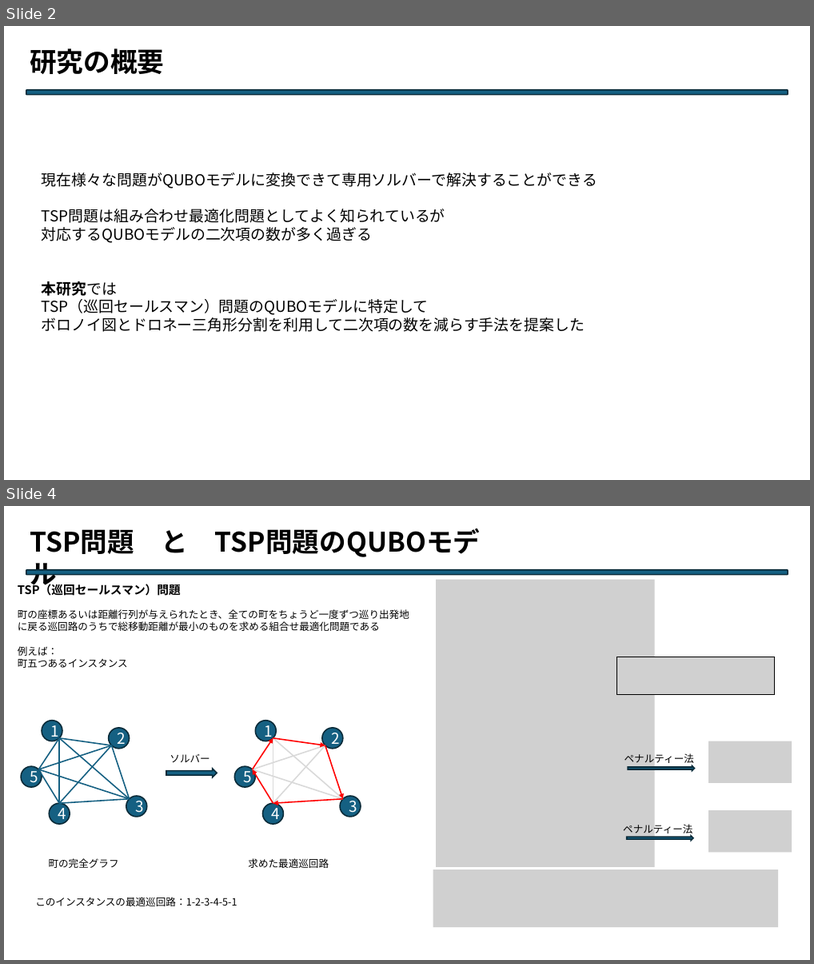
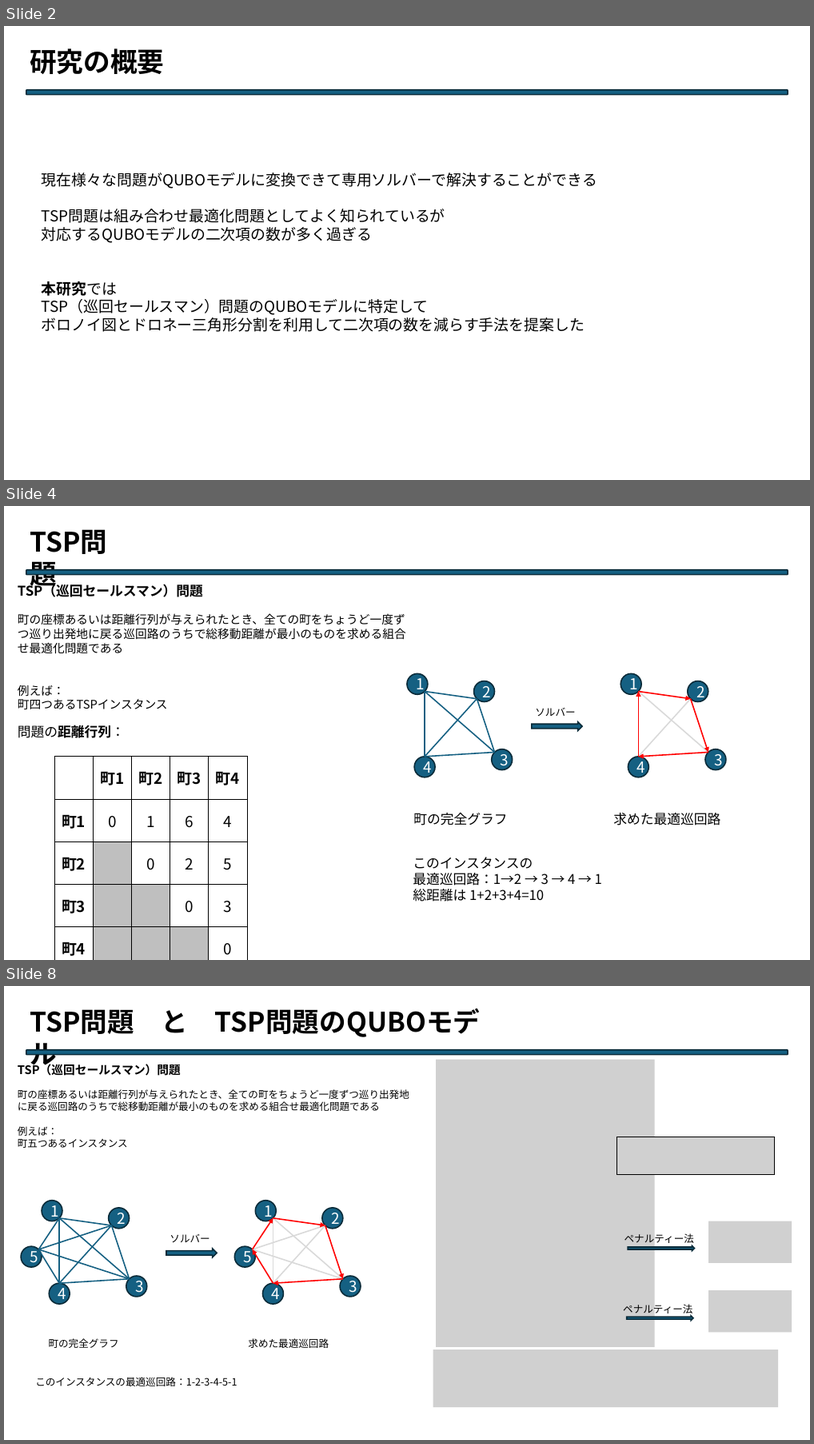
Before and after one commit to Legolas9999/chuukann, a slide deck: 中間発表改.pptx. Shown one above the other, each under a label of ours: slides 2 and 4 before the commit, slides 2, 4 and 8 after it; the slides between them are not shown. The pictures are 814x964 and 814x1444 pixels, drawn with LibreOffice and Linux fonts; fonts in the diff are those of the drawing; grey boxes stand for pictures. Boxes give left, top, right and bottom in pixels: in the first picture for what was removed or moved away, otherwise in the second. Text is boxed around its words. In the diff, an @@ line names an element or a change of style, - is before the commit and + after.

```diff
--- a/中間発表改.pptx
+++ b/中間発表改.pptx
@@ slide 4 added at <box>4,506,810,960</box>, background #FFFFFF @@
@@ text added at <box>24,522,136,560</box>, 32 pt, text #000000, bold @@
+TSP問題
@@ rounded rectangle added at <box>26,570,789,575</box>, fill #156082, outline #092A39 1.5 pt @@
@@ text added at <box>18,582,406,709</box>, 14 pt, text #000000 @@
+TSP（巡回セールスマン）問題
+町の座標あるいは距離行列が与えられたとき、全ての町をちょうど一度ずつ巡り出発地に戻る巡回路のうちで総移動距離が最小のものを求める組合せ最適化問題である
+例えば：
+町四つあるTSPインスタンス
@@ arrow added from (638, 691) to (691, 698), #FF0000 1.5 pt @@
@@ arrow added from (638, 756) to (638, 691), #FF0000 1.5 pt @@
@@ text added at <box>535,708,575,716</box>, 12 pt, text #000000 @@
+ソルバー
@@ group added at <box>621,673,726,777</box>: 4 ellipses, 2 lines @@
+1
+4
+2
+3
@@ arrow added from (691, 698) to (709, 752), #FF0000 1.5 pt @@
@@ text added at <box>18,724,125,738</box>, 16 pt, text #000000 @@
+問題の距離行列：
@@ right arrow added at <box>532,722,583,731</box>, fill #156082, outline #092A39 1.5 pt @@
@@ table added at <box>54,756,248,959</box>, 5 rows, 5 columns @@
+ | 町1 | 町2 | 町3 | 町4
+町1 | 0 | 1 | 6 | 4
+町2 |  | 0 | 2 | 5
+町3 |  |  | 0 | 3
+町4 |  |  |  | 0
@@ group added at <box>407,673,513,777</box>: 6 lines, 4 ellipses @@
+1
+4
+2
+3
@@ arrow added from (709, 752) to (638, 756), #FF0000 1.5 pt @@
@@ text added at <box>414,812,507,825</box>, 16 pt, text #000000 @@
+町の完全グラフ
@@ text added at <box>614,812,721,825</box>, 16 pt, text #000000 @@
+求めた最適巡回路
@@ text added at <box>413,856,602,901</box>, 16 pt, text #000000 @@
+このインスタンスの
+最適巡回路：1→2 → 3 → 4 → 1
+総距離は 1+2+3+4=10
@@ what was slide 4 is now slide 8 @@
```
Also in this commit, not shown: 1 slide changed, 3 other slides added, 4 other files.
